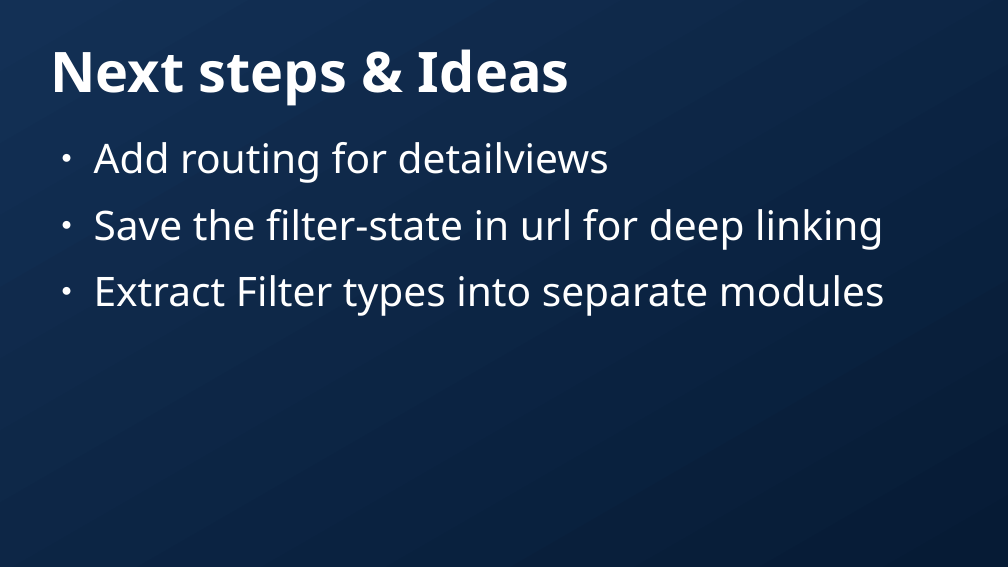
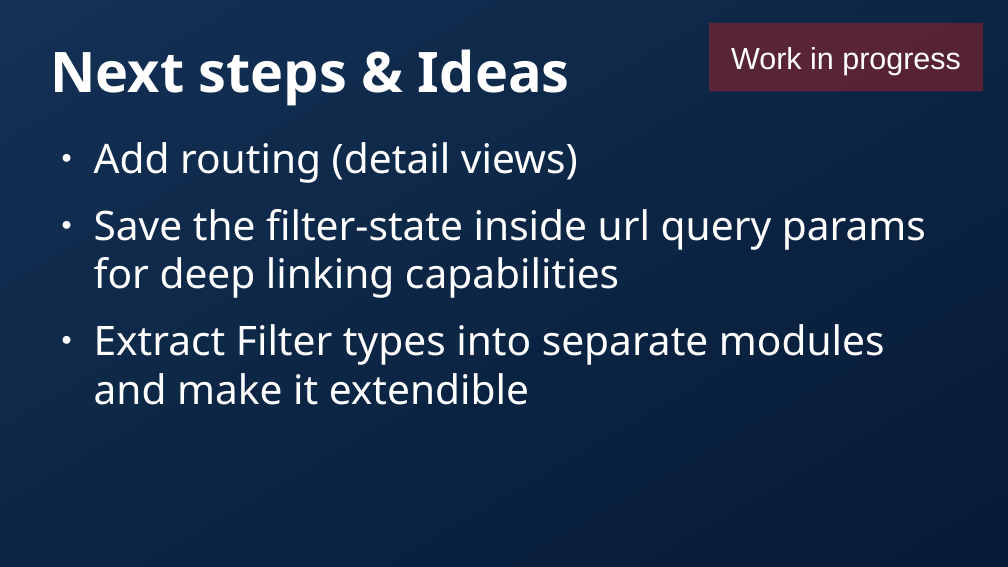
Before and after one commit to dytrws/dytrws, a slide deck: slide 68 of public/slides.odp (slide 66 before the commit). Drawn at 1008x567 pixels with LibreOffice and Linux fonts; fonts in the diff are those of the drawing; background and template pictures are left out. Boxes give left, top, right and bottom in pixels: in the first picture for what was removed or moved away, otherwise in the second. Text is boxed around its words. In the diff, an @@ line names an element or a change of style, - is before the commit and + after.

Commit message:
fixed typo in data, improved slides

```diff
--- a/public/slides.odp
+++ b/public/slides.odp
@@ rectangle added at [709,23,983,91], fill #C9211E at 40% opacity, 24 pt, text #FFFFFF @@
+Work in progress
@@ text at [94,142,926,405]: text changed @@
-● Add routing for detailviews
-● Save the filter-state in url for deep linking
-● Extract Filter types into separate modules
+● Add routing (detail views)
+● Save the filter-state inside url query params for deep linking capabilities
+● Extract Filter types into separate modules and make it extendible
```
Also in this commit, not shown: 28 other slides changed, 6 slides added, 4 slides removed, 2 other files.
